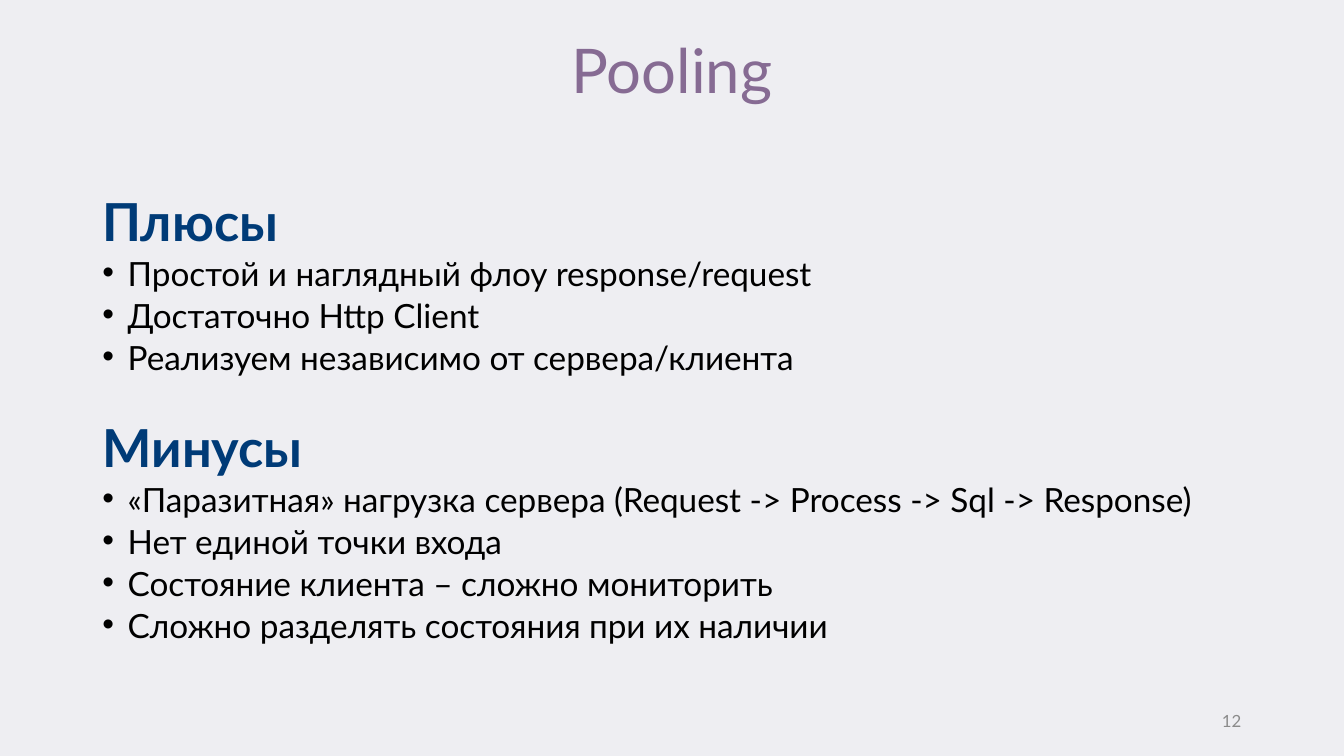
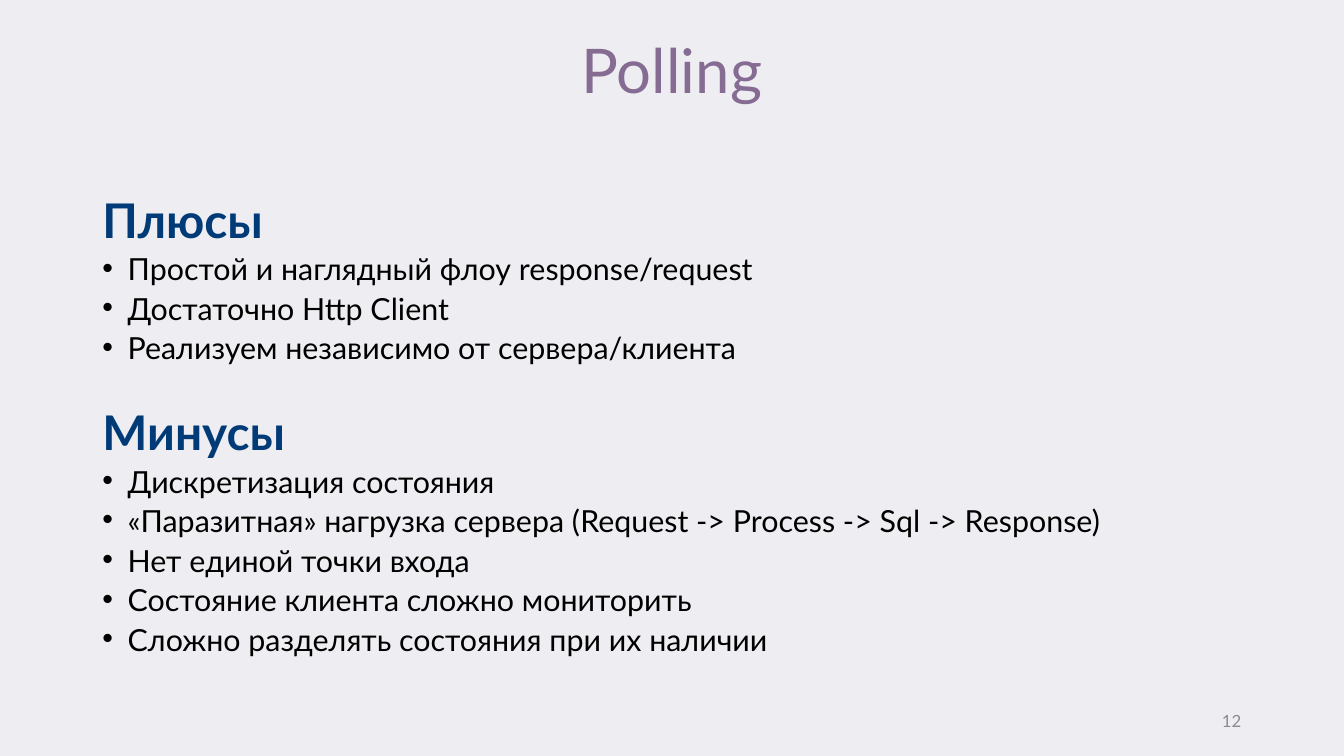
Before and after one commit to VAZarubin/ClientNotification, a slide deck: slide 12 of От Сервера клиенту или как это работает у.pptx. Drawn at 1344x756 pixels with LibreOffice and Linux fonts; fonts in the diff are those of the drawing. Boxes give left, top, right and bottom in pixels: in the first picture for what was removed or moved away, otherwise in the second. Text is boxed around its words. In the diff, an @@ line names an element or a change of style, - is before the commit and + after.

```diff
--- a/От Сервера клиенту или как это работает у.pptx
+++ b/От Сервера клиенту или как это работает у.pptx
@@ title at [582, 47, 763, 104]: text changed @@
-Pooling
+Polling
@@ text at [102, 203, 1100, 656]: size 37.4 to 34.1 pt in "Плюсы", "Минусы"; size 23.8 to 21.7 pt in "Простой и наглядный флоу response/request", "Достаточно Http Client", "Реализуем независимо от сервера/клиента", "«Паразитная» нагрузка сервера (Request -> Process -> ..." and 2 more places @@
@@ text at [128, 471, 494, 498]: paragraph added @@
+• Дискретизация состояния
@@ text at [128, 589, 692, 617]: text changed; size 23.8 to 21.7 pt @@
-• Состояние клиента – сложно мониторить
+• Состояние клиента сложно мониторить
```
Also in this commit, not shown: 22 other slides changed.
